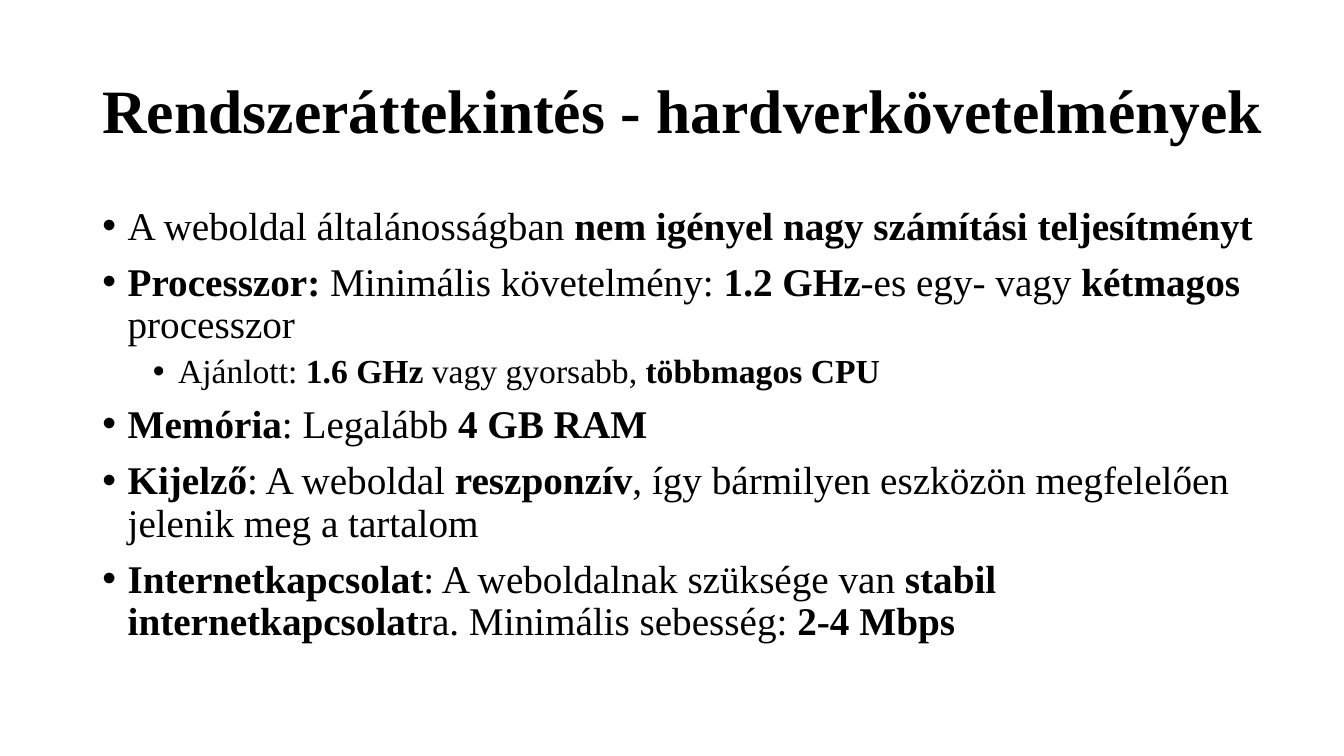
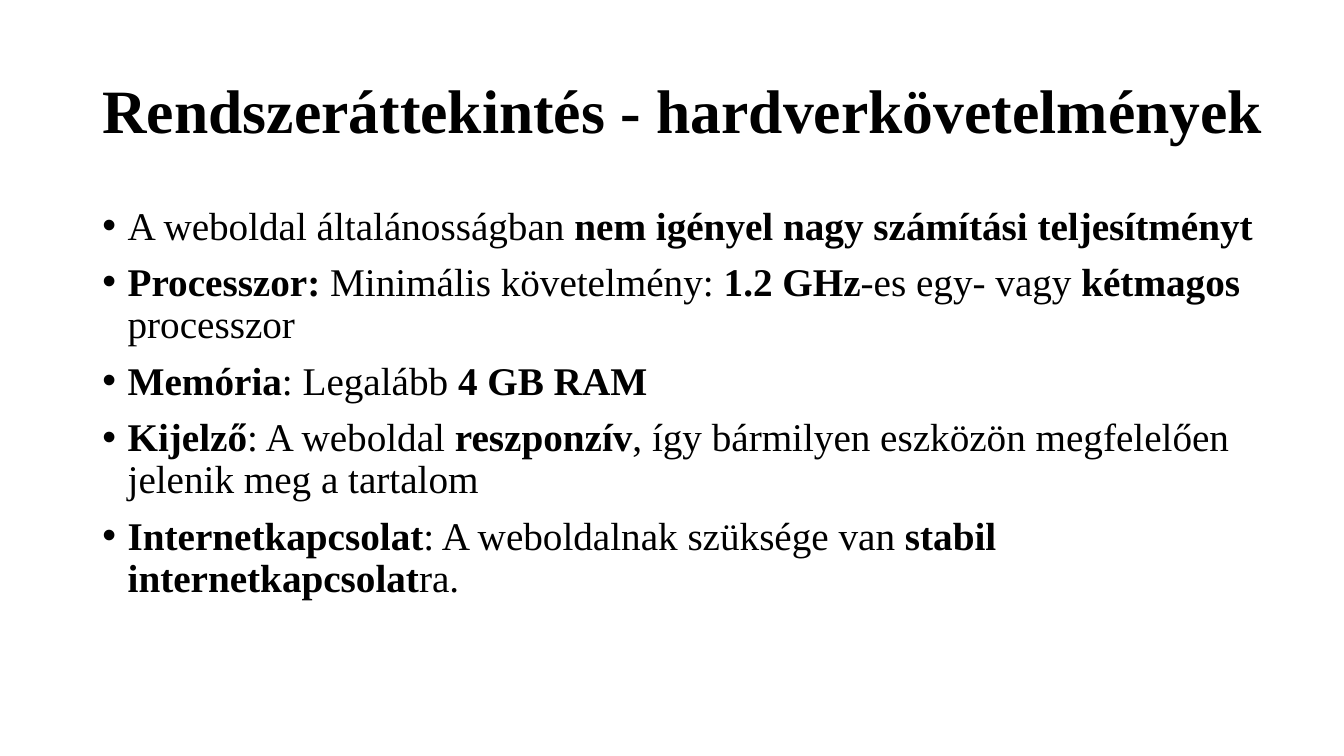
Before and after one commit to K0RN3L07/ParKing, a slide deck: slide 4 of Dokumentumok/ParKing-prezentacio.pptx (slide 5 before the commit). Drawn at 1344x756 pixels with LibreOffice and Linux fonts; fonts in the diff are those of the drawing. Boxes give left, top, right and bottom in pixels: in the first picture for what was removed or moved away, otherwise in the second. Text is boxed around its words. In the diff, an @@ line names an element or a change of style, - is before the commit and + after.

Commit message:
presentation updated

```diff
--- a/Dokumentumok/ParKing-prezentacio.pptx
+++ b/Dokumentumok/ParKing-prezentacio.pptx
@@ text at [178,359,880,389]: paragraph removed @@
-  • Ajánlott: 1.6 GHz vagy gyorsabb, többmagos CPU
@@ text at [128,522,996,600]: text changed @@
-• Internetkapcsolat: A weboldalnak szüksége van stabil internetkapcsolatra. Minimális sebesség: 2-4 Mbps
+• Internetkapcsolat: A weboldalnak szüksége van stabil internetkapcsolatra.
```
Also in this commit, not shown: 8 other slides changed, 1 slide added, 1 slide removed.
